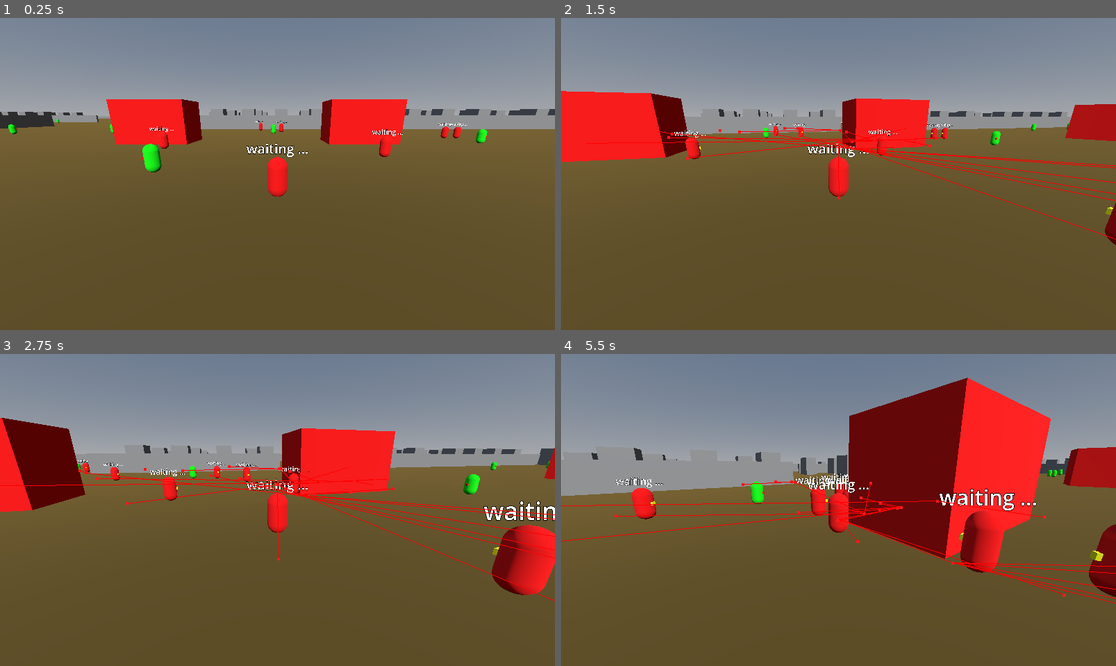
Above: before the commit, frames 1-4 (two rows, left to right).
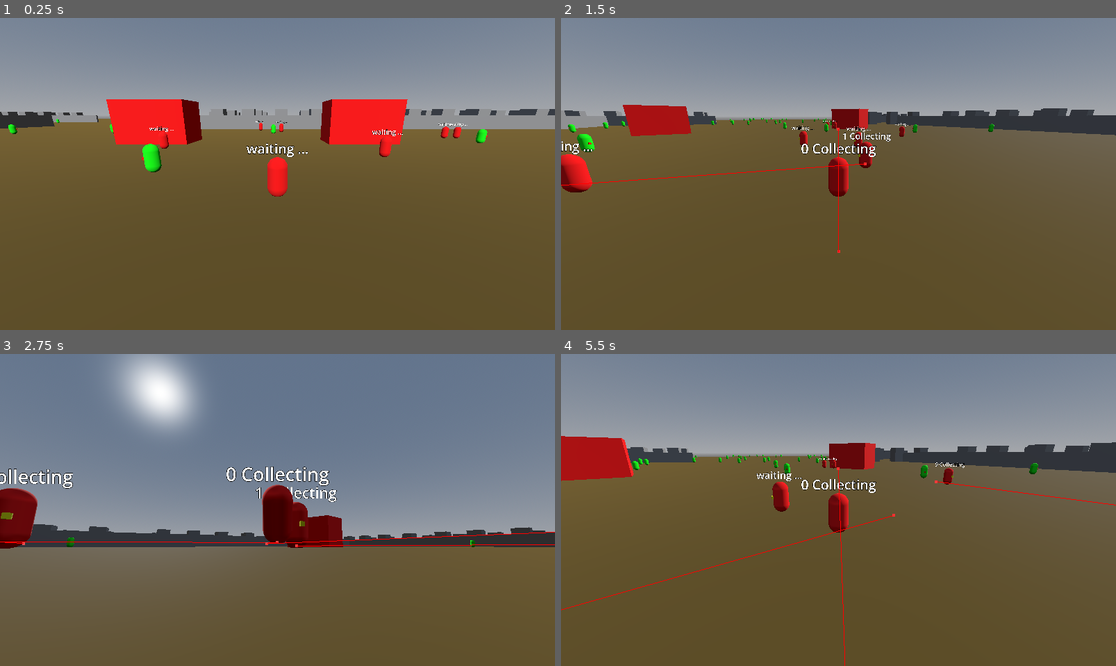
Above: after the commit, the same moments.

Repository: DarkGrey456/godot_pizza_delivery
Game: Godot game, scene res://scene.tscn
Same seed, same stepped clock (60 frames per second), same inputs: the game is played once before the commit and once after it.
Inputs:
- Up to frame 1 (0.25 s): no input
- Up to frame 2 (1.5 s): tap Enter (ui_accept) at 0.5, 0.6, 0.77, 1.07, 1.35 s
- Up to frame 3 (2.75 s): tap Enter (ui_accept) at 1.52, 1.82, 2.1 s
- Up to frame 4 (5.5 s): tap Enter (ui_accept) at 2.85, 3.02, 3.32, 3.6, 3.77, 4.07, 4.35, 4.52, 4.82, 5.1 s

The runs differ from the first frame. In frame 2, 14% of the frame differs, in the area x 0-100%, y 23-76%; in frame 3, 57%, in the area x 0-100%, y 0-81%; in frame 4, 27%.

Commit message:
Add files via upload

Diff:
--- a/nav-test/nav-test/DeliveryAgent.tscn
+++ b/nav-test/nav-test/DeliveryAgent.tscn
@@ -35,6 +35,7 @@
 
 [node name="NavigationAgent3D" type="NavigationAgent3D" parent="." unique_id=83106441]
 path_desired_distance = 0.2
+target_desired_distance = 0.5
 path_max_distance = 1.01
 simplify_path = true
 simplify_epsilon = 0.745
--- a/nav-test/nav-test/character_body_3d.gd
+++ b/nav-test/nav-test/character_body_3d.gd
@@ -7,17 +7,17 @@
 var curr_delta :float= 0.0
 var activate = false
 #=============================================================================================
-func rand_pos_in_zone(min:float, max:float):
-	return Vector3( randf_range(min,max), 0.0, randf_range(min,max))
+func rand_pos_in_zone(pos_min:float, pos_max:float):
+	return Vector3( randf_range(pos_min,pos_max), 0.0, randf_range(pos_min,pos_max))
 #=============================================================================================
 func compute_lookat_basis(targ:Vector3):
 	var vecTo = targ - global_position
-	var len = vecTo.length()
-	if len < 0.05:
+	var vec_len = vecTo.length()
+	if vec_len < 0.05:
 		return
-	var look_targ = vecTo*2000+global_position
+	var look_targ = vecTo.normalized()*2000+global_position+Vector3.UP * 0.5
 
-	model.look_at(look_targ)
+	model.look_at( look_targ, Vector3(0.0,1.0,0.0))
 #=============================================================================================
 func _unhandled_input(event: InputEvent) -> void:
 	if Input.is_action_just_pressed("ui_accept") :#and is_on_floor():
@@ -32,7 +32,7 @@
 func _physics_process(delta: float) -> void:
 	if activate:
 		var next_pos = navigation_agent_3d.get_next_path_position()
-		var vecTo = next_pos - global_position
+
 		compute_lookat_basis(next_pos)
 		velocity = -model.global_basis.z*SPEED
 	else:
--- a/nav-test/nav-test/delivery_agent.gd
+++ b/nav-test/nav-test/delivery_agent.gd
@@ -25,7 +25,7 @@
 	order_id = order
 
 #=============================================================================================
-func rand_pos_in_zone(min:float, max:float):
+func get_target_pos():
 	if order_collected:
 		if current_order:
 			return current_order.delivery_address
@@ -34,20 +34,18 @@
 			return current_order.collection_address
 	return Vector3.ZERO
 
+
 #=============================================================================================
 func compute_lookat_basis(targ:Vector3):
 	var vecTo = targ - global_position
-	var len = vecTo.length()
-	if len < 0.05:
+	var vec_len = vecTo.length()
+	if vec_len < 0.05:
 		return
-	var look_targ = vecTo*2000+global_position
+	var look_targ = vecTo.normalized()*2000+global_position+Vector3.UP * 0.5
 
-	model.look_at(look_targ)
-#=============================================================================================
-func _unhandled_input(event: InputEvent) -> void:
-	if Input.is_action_just_pressed("ui_accept") :#and is_on_floor():
-		navigation_agent_3d.target_position = rand_pos_in_zone(-90.0, 90.0)
-		activate = true
+
+	model.look_at( look_targ, Vector3.UP)
+
 #=============================================================================================
 func _process(delta: float) -> void:
 	curr_delta = delta
@@ -58,7 +56,7 @@
 func _physics_process(delta: float) -> void:
 	if activate:
 		var next_pos = navigation_agent_3d.get_next_path_position()
-		var vecTo = next_pos - global_position
+
 		compute_lookat_basis(next_pos)
 		velocity = -model.global_basis.z*SPEED
 	else:
@@ -71,7 +69,7 @@
 					order_assigned = true
 					order_collected = false
 					label_3d.text = var_to_str(current_order.order_id) + " Collecting"
-					navigation_agent_3d.target_position = rand_pos_in_zone(-90.0, 90.0)
+					navigation_agent_3d.target_position = get_target_pos()
 					activate = true
 		else:
 			if ( current_order and (navigation_agent_3d.target_position.distance_to(current_order.delivery_address)<1.0)
@@ -82,12 +80,12 @@
 					order_assigned = true
 					order_collected = false
 					label_3d.text = var_to_str(current_order.order_id) + " Collecting"
-					navigation_agent_3d.target_position = rand_pos_in_zone(-90.0, 90.0)
+					navigation_agent_3d.target_position = get_target_pos()
 					activate = true
 			else:
 				order_collected = true
 				label_3d.text = var_to_str(current_order.order_id)	+ " Delivering"
-				navigation_agent_3d.target_position = rand_pos_in_zone(-90.0, 90.0)
+				navigation_agent_3d.target_position = get_target_pos()
 				activate = true
 
 	if not is_on_floor():
--- a/nav-test/nav-test/house.gd
+++ b/nav-test/nav-test/house.gd
@@ -13,9 +13,7 @@
 	delivery_area.connect("body_entered",on_delivery)
 
 
-# Called every frame. 'delta' is the elapsed time since the previous frame.
-func _process(delta: float) -> void:
-	pass
+
 
 func on_delivery(body:Node3D):
 	if body is DeliveryAgent:
--- a/nav-test/nav-test/houses_list.gd
+++ b/nav-test/nav-test/houses_list.gd
@@ -15,8 +15,3 @@
 			nd.delivery_manager = delivery_manager
 			house_count += 1
 			houses.append(nd)
-
-
-# Called every frame. 'delta' is the elapsed time since the previous frame.
-func _process(delta: float) -> void:
-	pass
--- a/nav-test/nav-test/navigation_region_3d.gd
+++ b/nav-test/nav-test/navigation_region_3d.gd
@@ -73,11 +73,13 @@
 
 
 func get_order():
-	var order = orders_queue.get(0)
+	if orders_queue.size() > 0:
+		var order = orders_queue.get(0)
 
-	orders_queue.erase(order)
-	orders_in_progress.append(order)
-	return order
+		orders_queue.erase(order)
+		orders_in_progress.append(order)
+		return order
+	return null
 
 func clear_lists():
 	for e in orders_address:
--- a/nav-test/nav-test/restaurant.gd
+++ b/nav-test/nav-test/restaurant.gd
@@ -16,8 +16,3 @@
 # Called when the node enters the scene tree for the first time.
 func _ready() -> void:
 	pass # Replace with function body.
-
-
-# Called every frame. 'delta' is the elapsed time since the previous frame.
-func _process(delta: float) -> void:
-	pass
--- a/nav-test/nav-test/restaurants_list.gd
+++ b/nav-test/nav-test/restaurants_list.gd
@@ -16,7 +16,3 @@
 		if e.id == id:
 			return e
 	return null
-
-# Called every frame. 'delta' is the elapsed time since the previous frame.
-func _process(delta: float) -> void:
-	pass
--- a/nav-test/nav-test/scene.gd
+++ b/nav-test/nav-test/scene.gd
@@ -19,9 +19,3 @@
 		(obj as DeliveryAgent).delivery_manager = delivery_manager
 		obj.global_position.x = randf_range(-50.0, 50.0)
 		obj.global_position.z = randf_range(-50.0, 50.0)
-
-
-
-# Called every frame. 'delta' is the elapsed time since the previous frame.
-func _process(delta: float) -> void:
-	pass
Not shown, added: nav-test/nav-test/.editorconfig
Not shown, added: nav-test/nav-test/.gitattributes
Not shown, added: nav-test/nav-test/.gitignore
